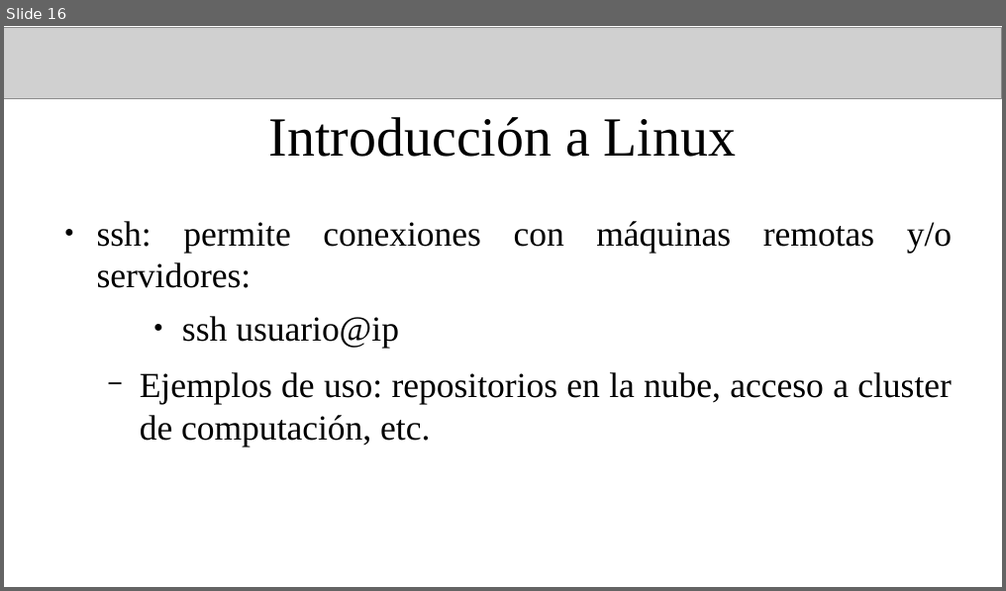
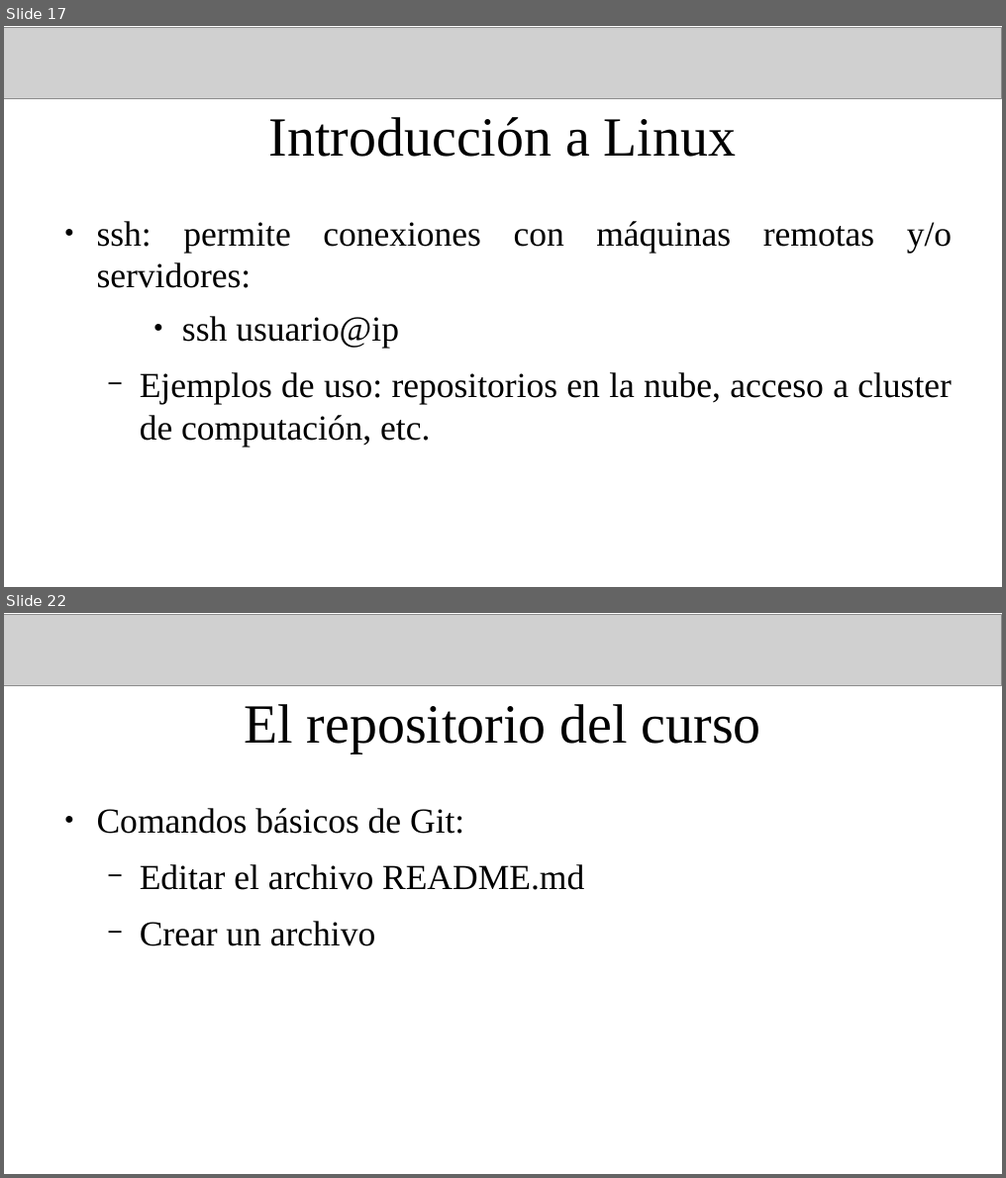
Before and after one commit to fiscompunipamplona/unidad1_IntroLinux, a slide deck: clases/clase-introLinux_1.odp. Shown one above the other, each under a label of ours: slide 16 before the commit, slides 17 and 22 after it; the slides between them are not shown. The pictures are 1006x591 and 1006x1178 pixels, drawn with LibreOffice and Linux fonts; fonts in the diff are those of the drawing; grey boxes stand for pictures. Boxes give left, top, right and bottom in pixels: in the first picture for what was removed or moved away, otherwise in the second. Text is boxed around its words. In the diff, an @@ line names an element or a change of style, - is before the commit and + after.

```diff
--- a/clases/clase-introLinux_1.odp
+++ b/clases/clase-introLinux_1.odp
@@ slide 22 added at (4,613,1002,1174), background #FFFFFF @@
@@ picture added at (4,615,1002,685) @@
@@ title added at (244,704,761,754), 44 pt, text #000000 @@
+El repositorio del curso
@@ text added at (97,808,584,947), 28 pt, text #000000 @@
+● Comandos básicos de Git:
+  − Editar el archivo README.md
+  − Crear un archivo
@@ what was slide 16 is now slide 17 @@
```
Also in this commit, not shown: 3 slides changed, 6 other slides added, 8 other files.
